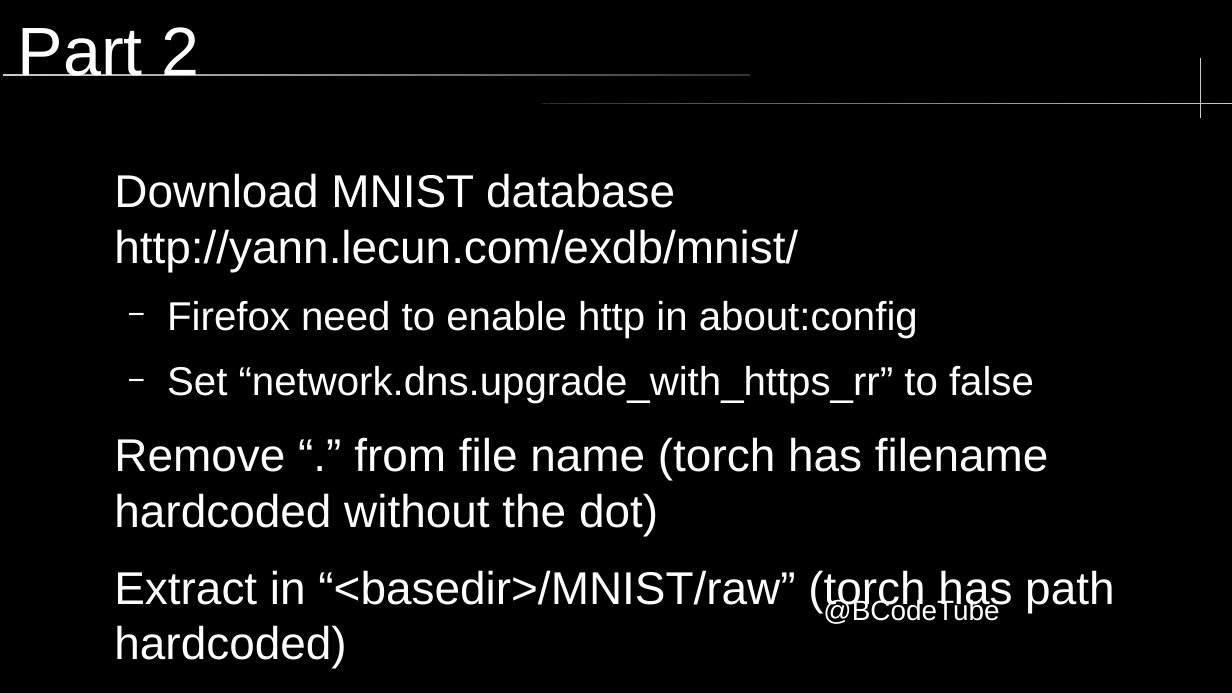
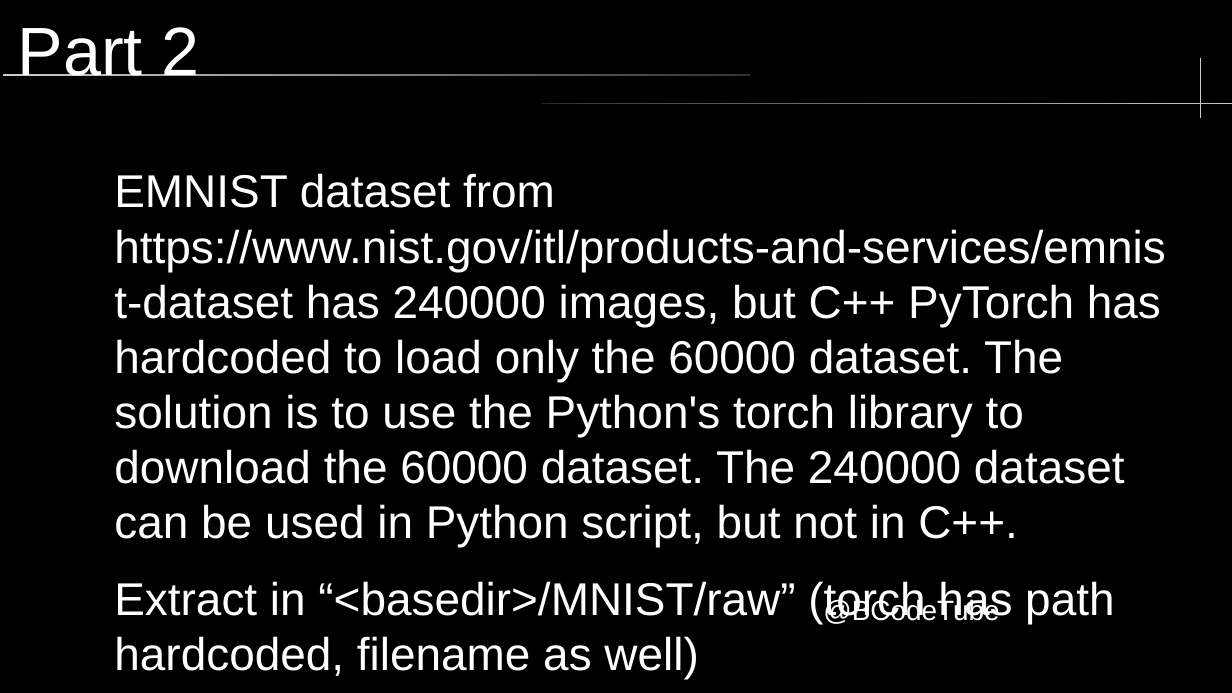
Before and after one commit to brccabral/Cpp_Python_MNIST, a slide deck: slide 11 of MNIST.odp. Drawn at 1232x693 pixels with LibreOffice and Linux fonts; fonts in the diff are those of the drawing; background and template pictures are left out. Boxes give left, top, right and bottom in pixels: in the first picture for what was removed or moved away, otherwise in the second. Text is boxed around its words. In the diff, an @@ line names an element or a change of style, - is before the commit and + after.

Commit message:
download instructions

```diff
--- a/MNIST.odp
+++ b/MNIST.odp
@@ text at bbox=[114, 173, 1165, 679]: text changed @@
-Download MNIST database http://yann.lecun.com/exdb/mnist/
-  − Firefox need to enable http in about:config
-  − Set “network.dns.upgrade_with_https_rr” to false
-Remove “.” from file name (torch has filename hardcoded without the dot)
-Extract in “<basedir>/MNIST/raw” (torch has path hardcoded)
+EMNIST dataset from https://www.nist.gov/itl/products-and-services/emnist-dataset has 240000 images, but C++ PyTorch has hardcoded to load only the 60000 dataset. The solution is to use the Python's torch library to download the 60000 dataset. The 240000 dataset can be used in Python script, but not in C++.
+Extract in “<basedir>/MNIST/raw” (torch has path hardcoded, filename as well)
```
Also in this commit, not shown: 4 other slides changed, 3 other files.
